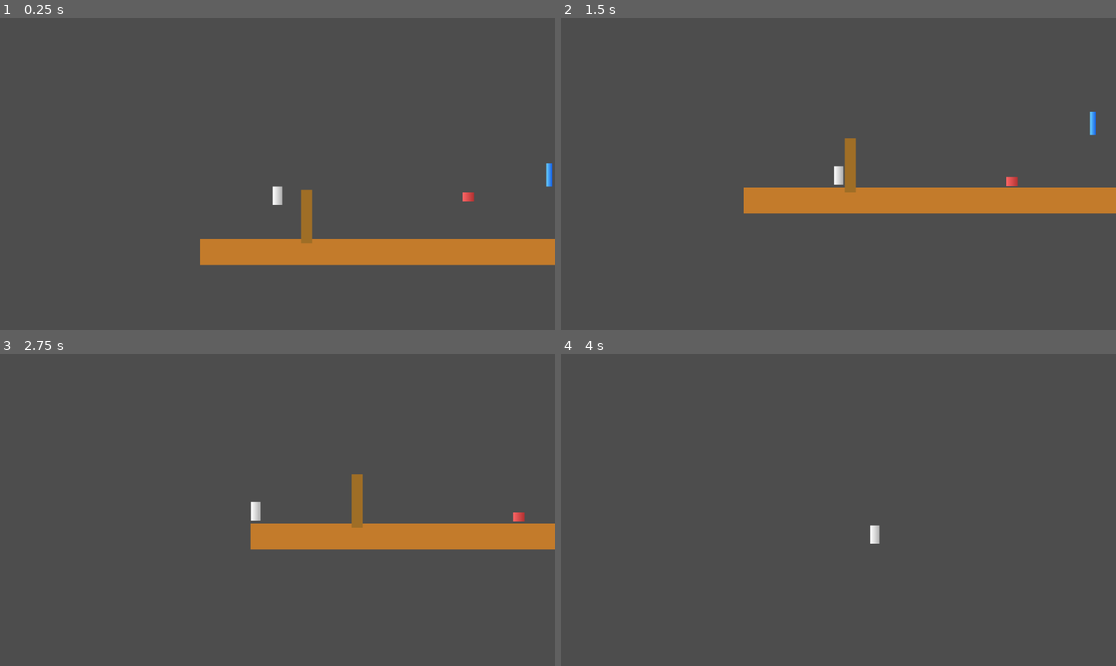
Above: before the commit, frames 1-4 (two rows, left to right).
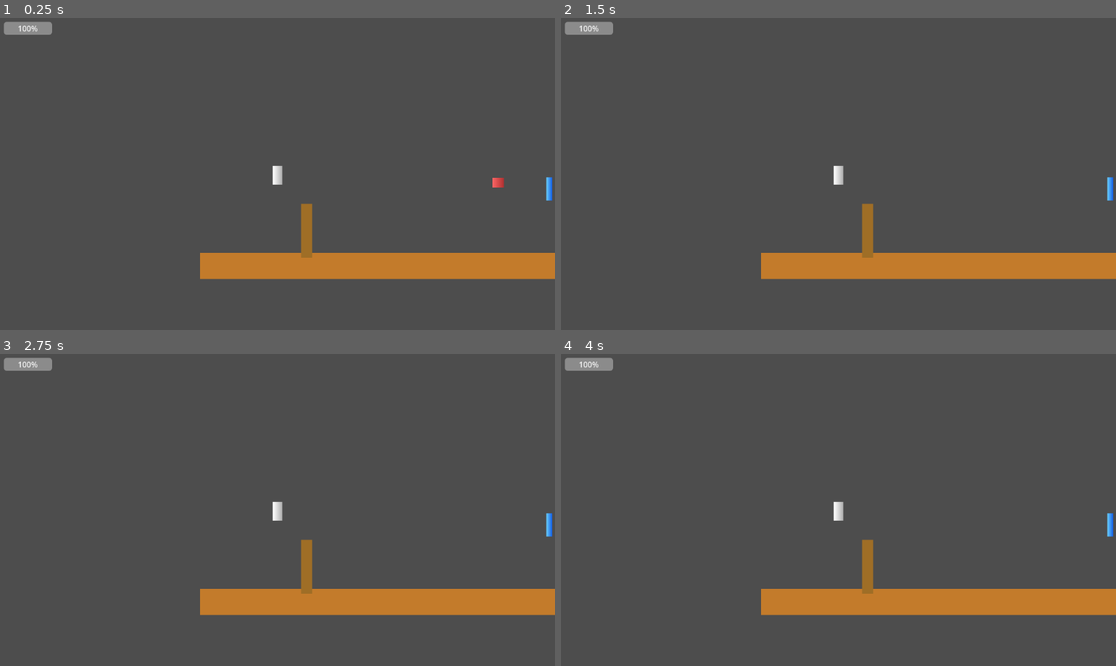
Above: after the commit, the same moments.

Repository: melikseoz/GrayTheGame
Game: Godot game, scene res://scenes/Main.tscn
The game is run twice, just before and just after one commit, with the same random seed, the same clock (stepped at 60 frames per second) and the same inputs.
Inputs:
- Up to frame 1 (0.25 s): no input
- Up to frame 2 (1.5 s): hold D (move_right) from 0.53 s (still down); tap J (attack) at 0.6 s; tap Space (jump) at 0.77 s; tap Shift (dash) at 1.35 s
- Up to frame 3 (2.75 s): tap Space (jump) at 1.52 s; release D (move_right) at 2.03 s; hold A (move_left) from 2.03 s (still down); tap Z at 2.1 s
- Up to frame 4 (4 s): release A (move_left) at 2.78 s; hold D (move_right) from 2.78 s (still down); tap J (attack) at 2.85 s; tap Space (jump) at 3.02, 3.77 s; tap Shift (dash) at 3.6 s

The runs differ from the first frame. In frame 1, 6.8% of the frame differs, in the area x 0-100%, y 1-84%; in frame 2, 12%; in frame 3, 11%; in frame 4, 6.4%.
Error after the commit: Parse Error: Used tab character for indentation instead of space as used before in the file. (res://scripts/player.gd:50)

Commit message:
Add enemy combat and player health UI

Diff:
--- a/scenes/Enemy.tscn
+++ b/scenes/Enemy.tscn
@@ -1,7 +1,9 @@
-[gd_scene load_steps=6 format=3 uid="uid://enemy"]
+[gd_scene load_steps=10 format=3 uid="uid://enemy"]
 
 [ext_resource type="Script" uid="uid://do3js3av83rl" path="res://scripts/enemy_patrol.gd" id="1"]
 [ext_resource type="Script" uid="uid://qklqddbokb75" path="res://scripts/health.gd" id="2"]
+[ext_resource type="Script" uid="uid://da4c5qp6ejrhc" path="res://scripts/hitbox.gd" id="3"]
+[ext_resource type="Script" uid="uid://dgi6avek8ewgc" path="res://scripts/hurtbox.gd" id="4"]
 
 [sub_resource type="RectangleShape2D" id="1"]
 size = Vector2(20, 16)
@@ -13,6 +15,12 @@
 gradient = SubResource("2")
 width = 20
 height = 16
+
+[sub_resource type="RectangleShape2D" id="4"]
+size = Vector2(20, 16)
+
+[sub_resource type="RectangleShape2D" id="5"]
+size = Vector2(20, 16)
 
 [node name="Enemy" type="CharacterBody2D"]
 script = ExtResource("1")
@@ -27,6 +35,18 @@
 [node name="Health" type="Node" parent="."]
 script = ExtResource("2")
 
+[node name="Hitbox" type="Area2D" parent="."]
+script = ExtResource("3")
+
+[node name="CollisionShape2D" type="CollisionShape2D" parent="Hitbox"]
+shape = SubResource("4")
+
+[node name="Hurtbox" type="Area2D" parent="."]
+script = ExtResource("4")
+
+[node name="CollisionShape2D" type="CollisionShape2D" parent="Hurtbox"]
+shape = SubResource("5")
+
 [node name="P1" type="Marker2D" parent="."]
 position = Vector2(-80, 0)
 
--- /dev/null
+++ b/scenes/HealthBar.tscn
@@ -0,0 +1,14 @@
+[gd_scene load_steps=2 format=3 uid="uid://healthbar"]
+
+[ext_resource type="Script" uid="uid://healthbarscript" path="res://scripts/health_bar.gd" id="1"]
+
+[node name="HealthBar" type="CanvasLayer"]
+script = ExtResource("1")
+
+[node name="Bar" type="ProgressBar" parent="."]
+offset_left = 8.0
+offset_top = 8.0
+offset_right = 108.0
+offset_bottom = 24.0
+max_value = 3.0
+value = 3.0
--- a/scenes/World.tscn
+++ b/scenes/World.tscn
@@ -1,8 +1,9 @@
-[gd_scene load_steps=9 format=3 uid="uid://world"]
+[gd_scene load_steps=10 format=3 uid="uid://world"]
 
 [ext_resource type="PackedScene" uid="uid://player" path="res://scenes/Player.tscn" id="1"]
 [ext_resource type="PackedScene" uid="uid://enemy" path="res://scenes/Enemy.tscn" id="2"]
 [ext_resource type="PackedScene" uid="uid://checkpoint" path="res://scenes/Checkpoint.tscn" id="3"]
+[ext_resource type="PackedScene" uid="uid://healthbar" path="res://scenes/HealthBar.tscn" id="4"]
 
 [sub_resource type="CanvasItemMaterial" id="CanvasItemMaterial_7g83o"]
 
@@ -65,3 +66,6 @@
 
 [node name="Checkpoint" parent="." instance=ExtResource("3")]
 position = Vector2(220, 20)
+
+[node name="HealthBar" parent="." instance=ExtResource("4")]
+health_path = NodePath("../Player/Health")
--- a/scripts/enemy_patrol.gd
+++ b/scripts/enemy_patrol.gd
@@ -10,32 +10,43 @@
 var _gravity: float = 1800.0
 
 @onready var health: Health = $Health
+@onready var hitbox: Area2D = $Hitbox
+@onready var hurtbox: Area2D = $Hurtbox
 
 func _ready() -> void:
-	for p in patrol_points:
-		var n = get_node_or_null(p)
-		if n:
-			_targets.append(n.global_position)
-	health.connect("died", Callable(self, "_on_died"))
+        for p in patrol_points:
+                var n = get_node_or_null(p)
+                if n:
+                        _targets.append(n.global_position)
+        health.connect("died", Callable(self, "_on_died"))
+        hurtbox.connect("hurt", Callable(self, "_on_hurt"))
+        hitbox.damage = contact_damage
 
 func _physics_process(delta: float) -> void:
-	if _targets.size() >= 1:
-		var target = _targets[_target_index]
-		var dir = sign(target.x - global_position.x)
-		velocity.x = dir * speed
-		if abs(target.x - global_position.x) < 4.0:
-			_target_index = (_target_index + 1) % _targets.size()
+        if _targets.size() >= 1:
+                var target = _targets[_target_index]
+                var dir = sign(target.x - global_position.x)
+                velocity.x = dir * speed
+                if abs(target.x - global_position.x) < 4.0:
+                        _target_index = (_target_index + 1) % _targets.size()
 
-	if not is_on_floor():
-		velocity.y += _gravity * delta
-	else:
-		velocity.y = 0.0
+        if not is_on_floor():
+                velocity.y += _gravity * delta
+        else:
+                velocity.y = 0.0
 
-	move_and_slide()
+        var player = get_tree().get_first_node_in_group("player")
+        if player:
+                hitbox.owner_facing_right = player.global_position.x > global_position.x
+
+        move_and_slide()
 
 func apply_damage(amount: int, kb: Vector2) -> void:
-	health.damage(amount)
-	velocity = kb
+        health.damage(amount)
+        velocity = kb
+
+func _on_hurt(damage: int, from_vec: Vector2) -> void:
+        apply_damage(damage, from_vec)
 
 func _on_died() -> void:
-	queue_free()
+        queue_free()
--- /dev/null
+++ b/scripts/health_bar.gd
@@ -0,0 +1,18 @@
+extends CanvasLayer
+
+@export var health_path: NodePath
+
+@onready var bar: ProgressBar = $Bar
+var health: Health
+
+func _ready() -> void:
+    if health_path != NodePath(""):
+        health = get_node(health_path)
+        if health:
+            bar.max_value = health.max_health
+            bar.value = health.current
+            health.connect("health_changed", Callable(self, "_on_health_changed"))
+
+func _on_health_changed(current: int, max_val: int) -> void:
+    bar.max_value = max_val
+    bar.value = current
--- a/scripts/player.gd
+++ b/scripts/player.gd
@@ -41,10 +41,11 @@
 var _attack_t: float = 0.0
 
 func _ready() -> void:
-	health.connect("died", Callable(self, "_on_died"))
-	hurtbox.connect("hurt", Callable(self, "_on_hurt"))
-	hitbox.monitoring = false
-	hitbox_shape.disabled = true
+        add_to_group("player")
+        health.connect("died", Callable(self, "_on_died"))
+        hurtbox.connect("hurt", Callable(self, "_on_hurt"))
+        hitbox.monitoring = false
+        hitbox_shape.disabled = true
 
 func _physics_process(delta: float) -> void:
 	_coyote = max(0.0, _coyote - delta)
